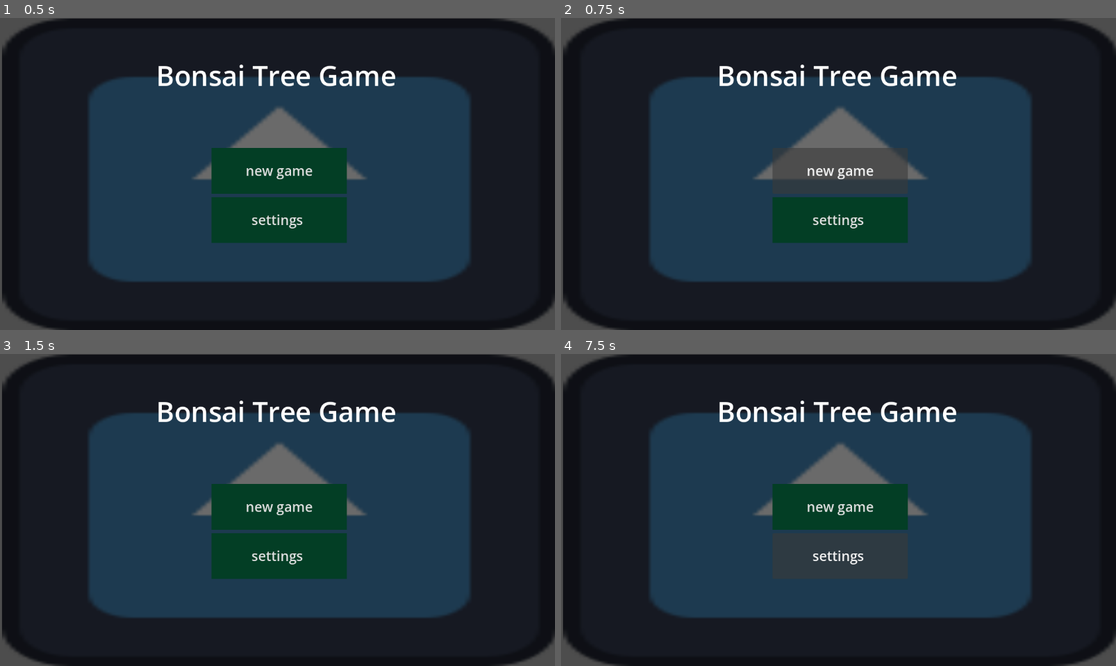
Above: before the commit, frames 1-4 (two rows, left to right).
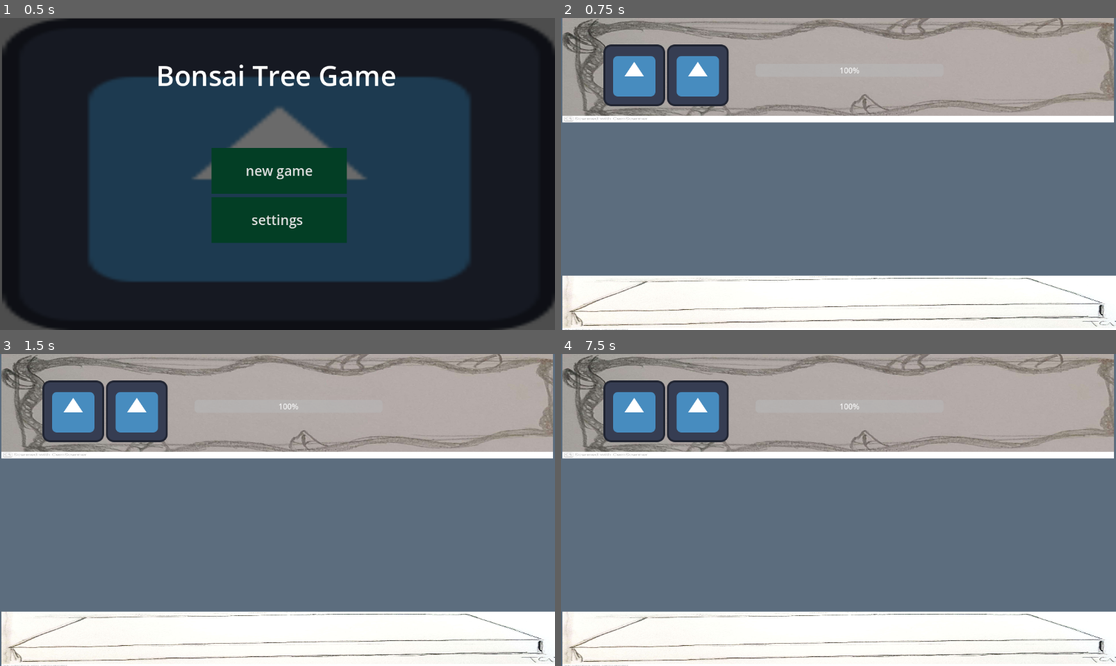
Above: after the commit, the same moments.

Repository: MariaVCGarcia/Japanese-Capstone-BonsaiTree-Game
Game: Godot game, scene res://scenes/main_menu.tscn
The game is run twice, just before and just after one commit, with the same random seed, the same clock (stepped at 60 frames per second) and the same inputs. The engine's default icon, where the game draws it, is replaced by a stand-in: a white triangle on a blue panel in a dark square.
Inputs (mouse positions are in pixels of both pictures, inside the frame that each line leads up to):
- Up to frame 1 (0.5 s): no input
- Up to frame 2 (0.75 s): click "new game" at 0.5 s
- Up to frame 3 (1.5 s): click (72, 410) at 1.27 s
- Up to frame 4 (7.5 s): click (699, 410) at 2.02 s; click (838, 506) at 2.75 s, where only the run before the commit has a clickable "new game"; click (633, 410) at 3.52 s; click (699, 410) at 4.27 s; click (838, 506) at 5 s, where only the run before the commit has a clickable "new game"; click (633, 410) at 5.77 s; click (699, 410) at 6.52 s; click (838, 556) at 7.25 s, where only the run before the commit has a clickable "settings"

Frame 1 is identical in both runs. In frame 2, 98% of the frame differs, in the area x 0-100%, y 0-100%; in frame 3, 98%; in frame 4, 98%.

Commit message:
setting up all interactive ui on game screen

Diff:
--- a/bonsai-tree-game/scenes/main.tscn
+++ b/bonsai-tree-game/scenes/main.tscn
@@ -2,6 +2,8 @@
 
 [ext_resource type="Script" uid="uid://ndgtkv3nr02w" path="res://scripts/MouseCursor.gd" id="1_0wfyh"]
 [ext_resource type="Texture2D" uid="uid://cgllxgydubohl" path="res://game assets/game assets _1.jpg" id="2_sugp2"]
+[ext_resource type="Texture2D" uid="uid://w20ixksfdftc" path="res://game assets/game assets _14.jpg" id="3_sugp2"]
+[ext_resource type="Texture2D" uid="uid://b2a17kpbesj8u" path="res://game assets/icon.svg" id="4_jyhfs"]
 
 [node name="Main" type="Node2D" unique_id=939702465]
 script = ExtResource("1_0wfyh")
@@ -30,3 +32,47 @@
 metadata/_edit_lock_ = true
 
 [node name="UI_CanvasLayer" type="CanvasLayer" parent="." unique_id=449070095]
+
+[node name="TextureRect" type="TextureRect" parent="UI_CanvasLayer" unique_id=2085871961]
+offset_left = 3.0
+offset_right = 1148.0
+offset_bottom = 217.0
+texture = ExtResource("3_sugp2")
+expand_mode = 1
+metadata/_edit_lock_ = true
+
+[node name="HBoxContainer" type="HBoxContainer" parent="UI_CanvasLayer" unique_id=1406519067]
+anchors_preset = 5
+anchor_left = 0.5
+anchor_right = 0.5
+offset_left = -488.0
+offset_top = 55.0
+offset_right = 570.0
+offset_bottom = 183.0
+grow_horizontal = 2
+
+[node name="water" type="TextureButton" parent="UI_CanvasLayer/HBoxContainer" unique_id=278343061]
+layout_mode = 2
+texture_normal = ExtResource("4_jyhfs")
+
+[node name="trim" type="TextureButton" parent="UI_CanvasLayer/HBoxContainer" unique_id=1237326755]
+layout_mode = 2
+texture_normal = ExtResource("4_jyhfs")
+
+[node name="VBoxContainer" type="VBoxContainer" parent="UI_CanvasLayer" unique_id=2052411316]
+anchors_preset = 5
+anchor_left = 0.5
+anchor_right = 0.5
+offset_left = -172.0
+offset_top = 95.0
+offset_right = 218.0
+offset_bottom = 122.0
+grow_horizontal = 2
+
+[node name="growth" type="ProgressBar" parent="UI_CanvasLayer/VBoxContainer" unique_id=423108328]
+layout_mode = 2
+step = 2.0
+value = 100.0
+fill_mode = 1
+
+[node name="Timer" type="Timer" parent="UI_CanvasLayer/VBoxContainer" unique_id=1161801793]
--- a/bonsai-tree-game/scripts/main_menu_Mouse_Cursor.tscn.gd
+++ b/bonsai-tree-game/scripts/main_menu_Mouse_Cursor.tscn.gd
@@ -7,12 +7,6 @@
 func _ready() -> void:
 	Input.set_custom_mouse_cursor(GAME_ASSETS__10,Input.CURSOR_POINTING_HAND)
 
-func _process(_delta: float) -> void:
-	pass
-func on_start_pressed():
-	get_tree().change_scene_to_file("res://scenes/main.tscn")
-
-
 
 func _on_start_pressed() -> void:
-	pass # Replace with function body.
+	get_tree().change_scene_to_file("res://scenes/main.tscn")
